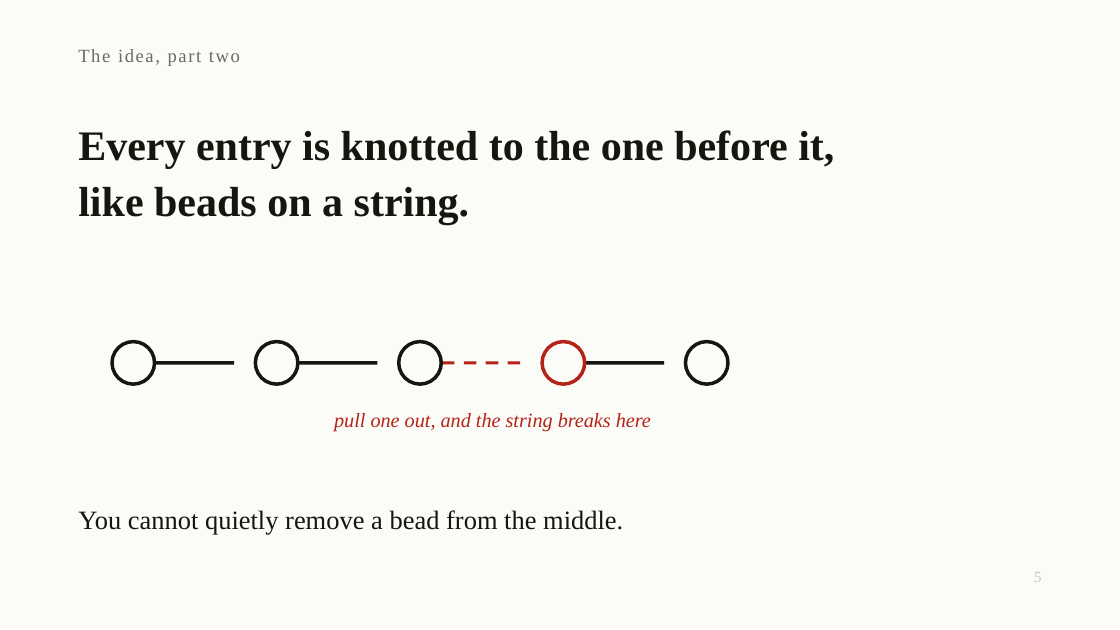
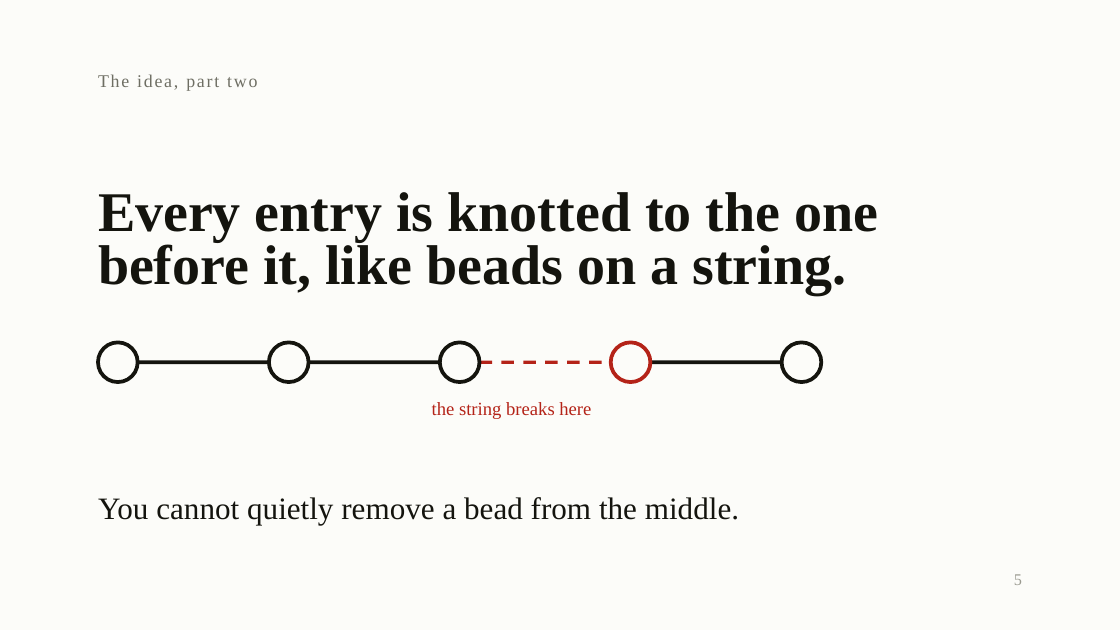
Before and after one commit to devLipeunim/custody-api, a slide deck: slide 5 of deck/custody-deck.pptx. Drawn at 1120x630 pixels with LibreOffice and Linux fonts; fonts in the diff are those of the drawing. Boxes give left, top, right and bottom in pixels: in the first picture for what was removed or moved away, otherwise in the second. Text is boxed around its words. In the diff, an @@ line names an element or a change of style, - is before the commit and + after.

```diff
--- a/deck/custody-deck.pptx
+++ b/deck/custody-deck.pptx
@@ background #FBFBF8 to #FCFCF9 @@
@@ text "The idea, part two": place and size @@
-text "The idea, part two" at (78,49,240,66)
+text "The idea, part two" at (98,74,257,91)
@@ text "The idea, part two" at (98,74,257,91): size 12 to 11.5 pt, text colour #6B6B60 to #6E6E63, letter spacing 1 to 1.1 pt; vertical alignment middle to top @@
@@ text at (98,192,878,242): text changed; size 27 to 36 pt; text colour #16160F to #14140E @@
-Every entry is knotted to the one before it,
-like beads on a string.
+Every entry is knotted to the one
@@ text added at (98,240,846,294), 36 pt, text #14140E, bold @@
+before it, like beads on a string.
@@ ellipse: place and size @@
-ellipse at (112,342,155,384)
+ellipse at (99,343,138,382)
@@ ellipse: place and size @@
-ellipse at (255,342,298,384)
+ellipse at (269,343,308,382)
@@ fill #FBFBF8 to #FCFCF9; outline #16160F 2.25 pt to #14140E 2.4 pt in 3 elements at (269,343,308,382), (99,343,138,382), (440,343,479,382) @@
@@ ellipse: place and size @@
-ellipse at (399,342,441,384)
+ellipse at (440,343,479,382)
@@ ellipse removed at (542,342,585,384) @@
@@ ellipse: place and size @@
-ellipse at (685,342,728,384)
+ellipse at (610,343,650,382)
@@ ellipse at (610,343,650,382): fill #FBFBF8 to #FCFCF9; outline #16160F 2.25 pt to #B42318 2.4 pt @@
@@ ellipse added at (782,343,821,382), fill #FCFCF9, outline #14140E 2.4 pt @@
@@ line moved from (133, 363) - (234, 363) to (138, 362) - (269, 362) @@
@@ line (138, 362) - (269, 362): stroke #16160F 2.25 pt to #14140E 2.4 pt @@
@@ line moved from (277, 363) - (377, 363) to (309, 362) - (440, 362) @@
@@ line (309, 362) - (440, 362): stroke #16160F 2.25 pt to #14140E 2.4 pt @@
@@ line moved from (420, 363) - (521, 363) to (479, 362) - (610, 362) @@
@@ line moved from (563, 363) - (664, 363) to (651, 362) - (782, 362) @@
@@ line (651, 362) - (782, 362): stroke #16160F 2.25 pt to #14140E 2.4 pt @@
@@ text "the string breaks here" at (432,402,591,419): vertical alignment middle to top @@
@@ text at (432,402,591,419): text changed; size 13 to 12 pt; italic off @@
-pull one out, and the string breaks here
+the string breaks here
@@ text "You cannot quietly remove a ...": place and size @@
-text "You cannot quietly remove a ..." at (78,510,623,535)
+text "You cannot quietly remove a ..." at (98,497,739,525)
@@ text "You cannot quietly remove a ..." at (98,497,739,525): size 17 to 20 pt, text colour #16160F to #14140E; line spacing 1.25 to 1 @@
@@ text "5": place and size @@
-text "5" at (1034,572,1042,582)
+text "5" at (1014,574,1022,585)
@@ text "5" at (1014,574,1022,585): size 10 to 10.5 pt, text colour #C9C9BF to #9A9A90; vertical alignment middle to top @@
```
Also in this commit, not shown: 11 other slides changed, 1 slide added, 1 slide removed, 4 other files.
